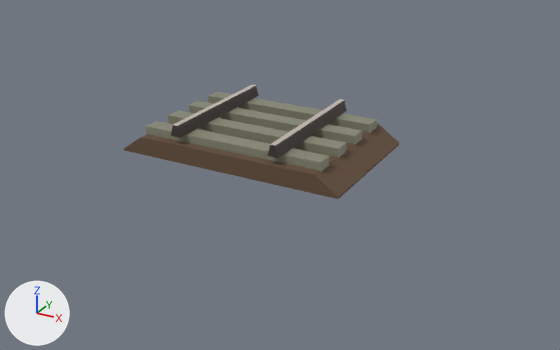
The FBX model unity/Assets/Models/Paths/p451/track.fbx as it was, and as the next commit left it.
The view is the same before and after, from a 50 mm camera at (4.98, -7.56, 3.77) aimed at (0.29, 0.96, -0.49). Every picture has the same lights, and +X, +Y and +Z are marked at lower left. The older version comes first. Where no turn or scale is listed for an object, it has been applied to the vertices.

Script lines for the objects in view, before the commit:
```python
me_p411_track = bpy.data.meshes.new('p411_Track')
me_p411_track.from_pydata(...)  # 68 vertices, 48 faces; spans x -1.6..1.6, y 0.0..2.0, z -0.16..0.35
# faces by material slot: [24, 2, 14, 8]
me_p411_track.materials.append(mat_path_concrete)  # grey #888976
me_p411_track.materials.append(mat_path_rail)  # white #e7dcd3
me_p411_track.materials.append(mat_path_rail_metal)  # dark grey #413734
me_p411_track.materials.append(mat_path_roadbed)  # brown #654f3c
# before: 44 (-0.79, 0.0, 0.2) at pixel (170, 135), 45 (-0.64, 0.0, 0.2) at pixel (180, 137), 46 (-0.68, 0.0, 0.32) at pixel (177, 128), 47 (-0.68, 0.0, 0.35) at pixel (177, 125), 48 (-0.76, 0.0, 0.35) at pixel (172, 124)
# before: 49 (-0.76, 0.0, 0.32) at pixel (172, 127)
# before: 56 (0.64, 0.0, 0.2) at pixel (267, 155), 57 (0.79, 0.0, 0.2) at pixel (278, 158), 58 (0.76, 0.0, 0.32) at pixel (275, 148), 59 (0.76, 0.0, 0.35) at pixel (275, 145), 60 (0.68, 0.0, 0.35) at pixel (269, 144)
# before: 61 (0.68, 0.0, 0.32) at pixel (269, 147)
ob_p451_track = bpy.data.objects.new('p451_track', me_p411_track)
ob_p451_track.location = (0.0, 0.0, 0.0)
```
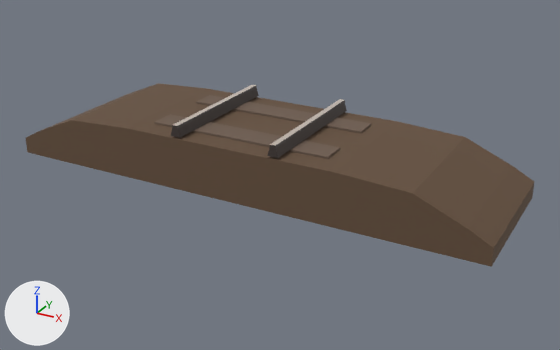
Pixel boxes (x1, y1, x2, y2) of what changed, in the pictures (560 x 350 px):
'p451_track', reshaped (84% wider, 61% taller): before (124, 85, 399, 199); after (26, 83, 534, 267)
part 1 of me_p411_track, added (brown): after (154, 114, 340, 159)
part 2 of me_p411_track, added (brown): after (196, 95, 371, 134)
part 3 of me_p411_track, rebuilt: before (124, 123, 399, 199); after (26, 83, 534, 267)
part 4 of me_p411_track, deleted: before (208, 92, 377, 133)
part 5 of me_p411_track, deleted: before (146, 121, 330, 172)
part 6 of me_p411_track, deleted: before (168, 110, 347, 158)
part 7 of me_p411_track, deleted: before (189, 101, 362, 145)
part 8 of me_p411_track, reshaped: (171, 125, 180, 138) in both
part 9 of me_p411_track, reshaped: (267, 145, 278, 158) in both

The change in detail:
Material 'MAT_RAIL_SLEEPER' (mat_mat_rail_sleeper) is new.
Its base color is (0.16, 0.11, 0.08) (brown #6f5d50).
Its roughness is 0.92.
me_p411_track is used by ob_p451_track; location (0.0, 0.0, 0.0).
Verts and faces of me_p411_track; kept vertices keep their numbers, new ones are numbered from 68.
me_p411_track had 68 vertices, 48 faces and spanned x -1.6..1.6, y 0.0..2.0, z -0.16..0.35.
me_p411_track no longer uses material mat_path_concrete (grey #888976).
me_p411_track now has 62 vertices, 69 faces and spans x -3.45..3.45, y 0.0..2.0, z -0.55..0.35.
me_p411_track part 1: a new loose piece, a box spanning x -1.3..1.3, y 0.32..0.68, z 0.0..0.2, in mat_mat_rail_sleeper (brown #6f5d50).
me_p411_track part 2: a new loose piece, a box spanning x -1.3..1.3, y 1.32..1.68, z 0.0..0.2, in mat_mat_rail_sleeper (brown #6f5d50).
me_p411_track part 3: the loose piece of 12 vertices spanning x -1.6..1.6, y 0.0..2.0, z -0.16..0.09 is rebuilt with 22 vertices and now spans x -3.45..3.45, y 0.0..2.0, z -0.55..0.17.
me_p411_track part 4: the loose piece of 8 vertices spanning x -1.3..1.3, y 1.63..1.87, z 0.0..0.2 is deleted.
me_p411_track part 5: the loose piece of 8 vertices spanning x -1.3..1.3, y 0.13..0.37, z 0.0..0.2 is deleted.
me_p411_track part 6: the loose piece of 8 vertices spanning x -1.3..1.3, y 0.63..0.87, z 0.0..0.2 is deleted.
me_p411_track part 7: the loose piece of 8 vertices spanning x -1.3..1.3, y 1.13..1.37, z 0.0..0.2 is deleted.
Part 8, on me_p411_track:
Faces deleted: (44, 45, 46, 47, 48, 49).
New faces: (46, 48, 49), (44, 45, 49), (46, 47, 48), (45, 46, 49) (mat_path_rail_metal (dark grey #413734)).
Part 9, on me_p411_track:
Faces deleted: (56, 57, 58, 59, 60, 61).
New faces: (58, 60, 61), (56, 57, 61), (58, 59, 60), (57, 58, 61) (mat_path_rail_metal (dark grey #413734)).
Other edits to the shape of me_p411_track do not show in these pictures.
me_p411_track gains material mat_mat_rail_sleeper (brown #6f5d50).
